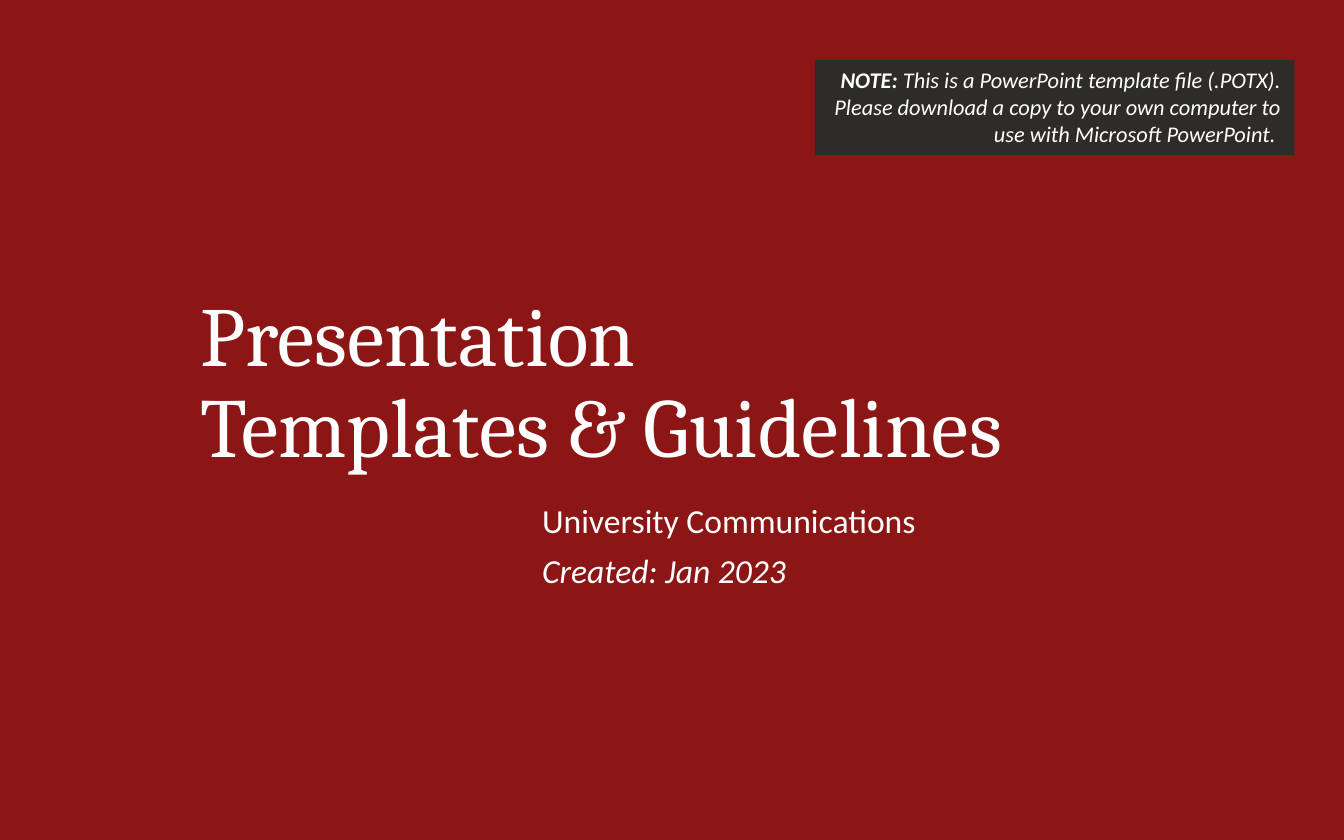
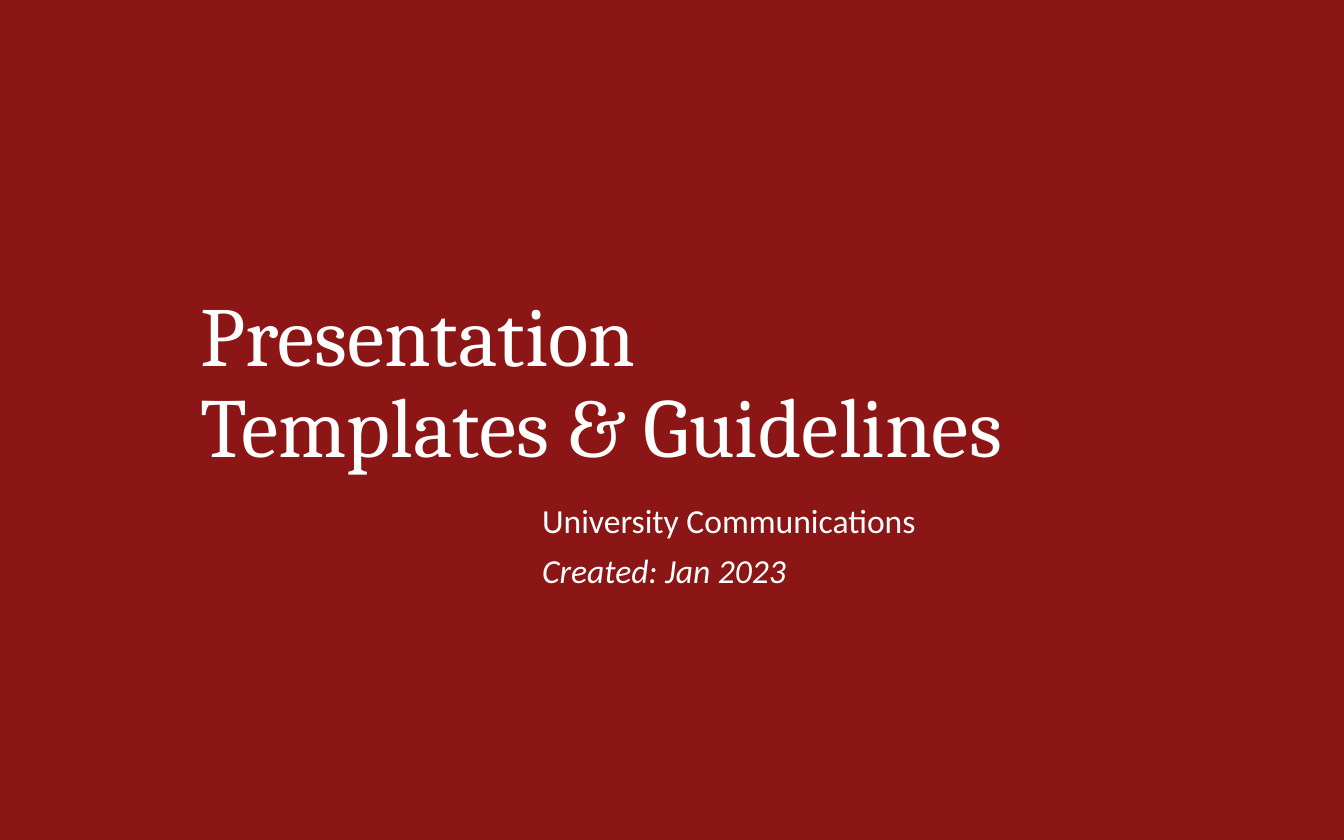
Before and after one commit to acarva203/stanford-uit-slides, a slide deck: slide 1 of reference-materials/original-templates/Powerpoint Slide Template D-Mission.pptx. Drawn at 1344x840 pixels with LibreOffice and Linux fonts; fonts in the diff are those of the drawing; background and template pictures are left out. Boxes give left, top, right and bottom in pixels: in the first picture for what was removed or moved away, otherwise in the second. Text is boxed around its words. In the diff, an @@ line names an element or a change of style, - is before the commit and + after.

```diff
--- a/reference-materials/original-templates/Powerpoint Slide Template D-Mission.pptx
+++ b/reference-materials/original-templates/Powerpoint Slide Template D-Mission.pptx
@@ rectangle removed at <box>814,60,1294,156</box> @@
-NOTE: This is a PowerPoint template file (.POTX). Please download a copy to your own computer to use with Microsoft PowerPoint.
```
Also in this commit, not shown: 8 other files.
